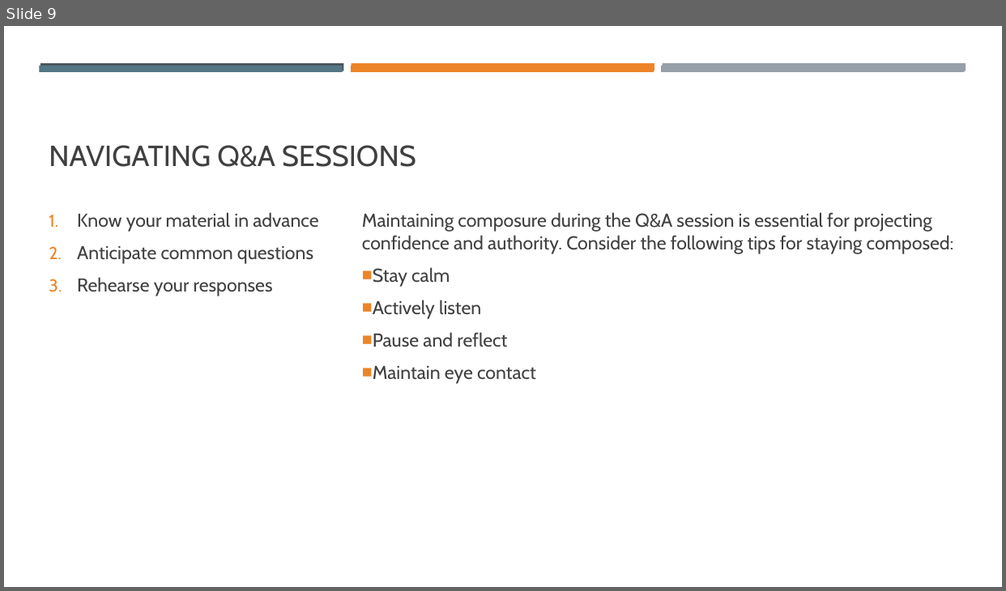
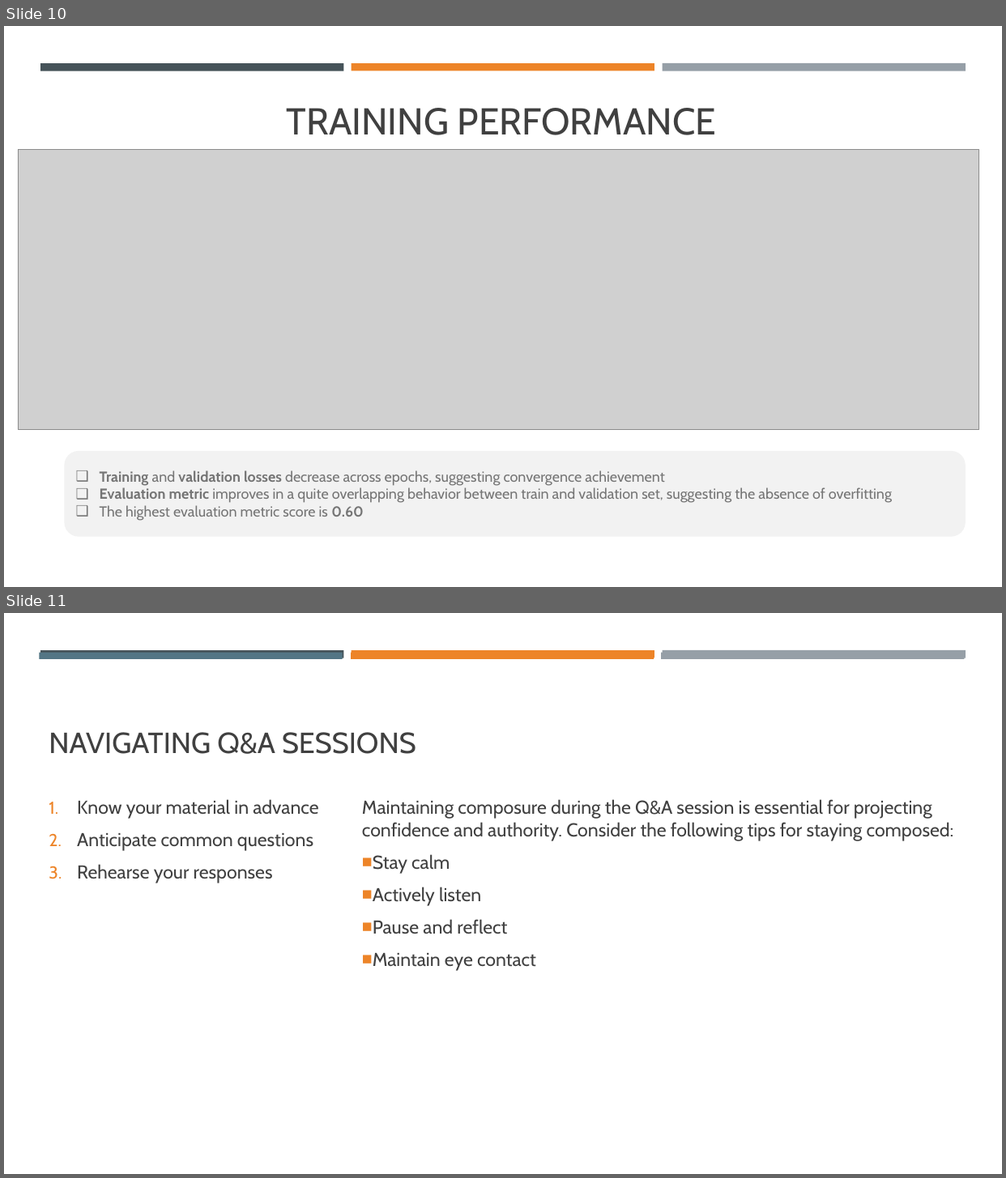
Before and after one commit to mkdib1/med_lab, a slide deck: dslab_presentation.pptx. Shown one above the other, each under a label of ours: slide 9 before the commit, slides 10 and 11 after it. The pictures are 1006x591 and 1006x1178 pixels, drawn with LibreOffice and Linux fonts; fonts in the diff are those of the drawing; grey boxes stand for pictures. Boxes give left, top, right and bottom in pixels: in the first picture for what was removed or moved away, otherwise in the second. Text is boxed around its words. In the diff, an @@ line names an element or a change of style, - is before the commit and + after.

```diff
--- a/dslab_presentation.pptx
+++ b/dslab_presentation.pptx
@@ slide 10 added at <box>4,26,1002,587</box>, background #FFFFFF @@
@@ rectangle added at <box>4,26,1002,587</box>, fill #FFFFFF @@
@@ rectangle added at <box>40,63,344,71</box>, fill #465359 @@
@@ rectangle added at <box>351,63,654,71</box>, fill #ED8428 @@
@@ rectangle added at <box>662,63,965,71</box>, fill #969FA7 @@
@@ title added at <box>287,108,717,135</box>, 36 pt, text #404040 @@
+TRAINING PERFORMANCE
@@ picture added at <box>19,149,978,429</box> @@
@@ rounded rectangle added at <box>65,451,966,537</box>, fill #F2F2F2, 14 pt, text #767676 @@
+❑ Training and validation losses decrease across epochs, suggesting convergence achievement
+❑ Evaluation metric improves in a quite overlapping behavior between train and validation set, suggesting the absence of overfitting
+❑ The highest evaluation metric score is 0.60
@@ what was slide 9 is now slide 11 @@
```
Also in this commit, not shown: 5 slides changed, 4 other slides added, 3 slides removed, 4 other files.
